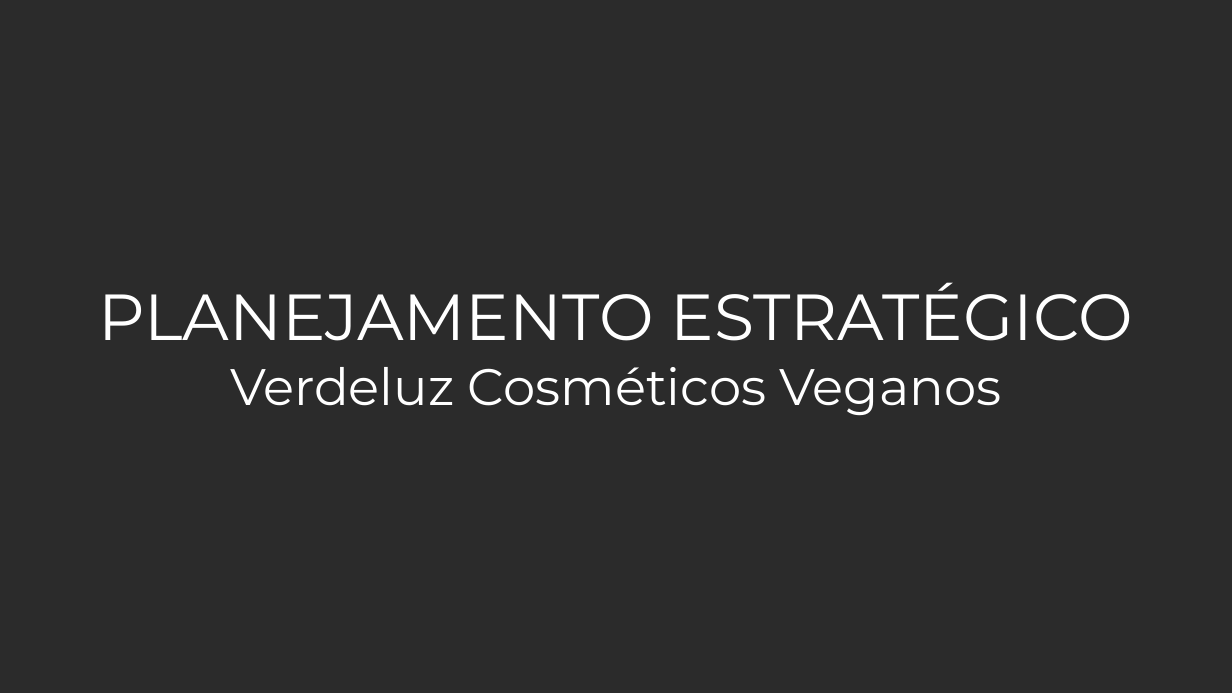
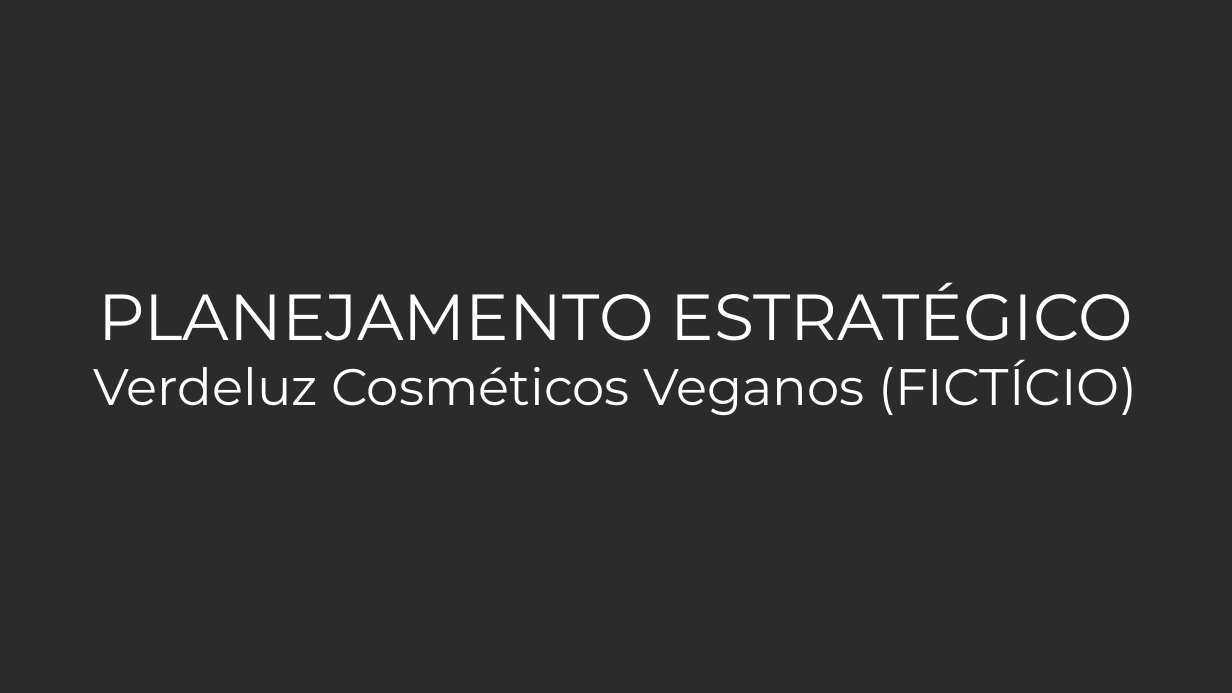
Before and after one commit to MatheusBoomer/growth-cycle-boomer, a slide deck: slide 1 of clientes/_fixtures/verdeluz/base/app/propostas/af3eb9ea-451d-d6f5-3f3d-44d3a8131ce2.pptx. Drawn at 1232x693 pixels with LibreOffice and Linux fonts; fonts in the diff are those of the drawing; background and template pictures are left out; a plain dark background stands for a picture behind light text. Boxes give left, top, right and bottom in pixels: in the first picture for what was removed or moved away, otherwise in the second. Text is boxed around its words. In the diff, an @@ line names an element or a change of style, - is before the commit and + after.

```diff
--- a/clientes/_fixtures/verdeluz/base/app/propostas/af3eb9ea-451d-d6f5-3f3d-44d3a8131ce2.pptx
+++ b/clientes/_fixtures/verdeluz/base/app/propostas/af3eb9ea-451d-d6f5-3f3d-44d3a8131ce2.pptx
@@ text at (94, 359, 1137, 416): text changed @@
-Verdeluz Cosméticos Veganos
+Verdeluz Cosméticos Veganos (FICTÍCIO)
```
Also in this commit, not shown: 2 other slides changed, 25 other files.
